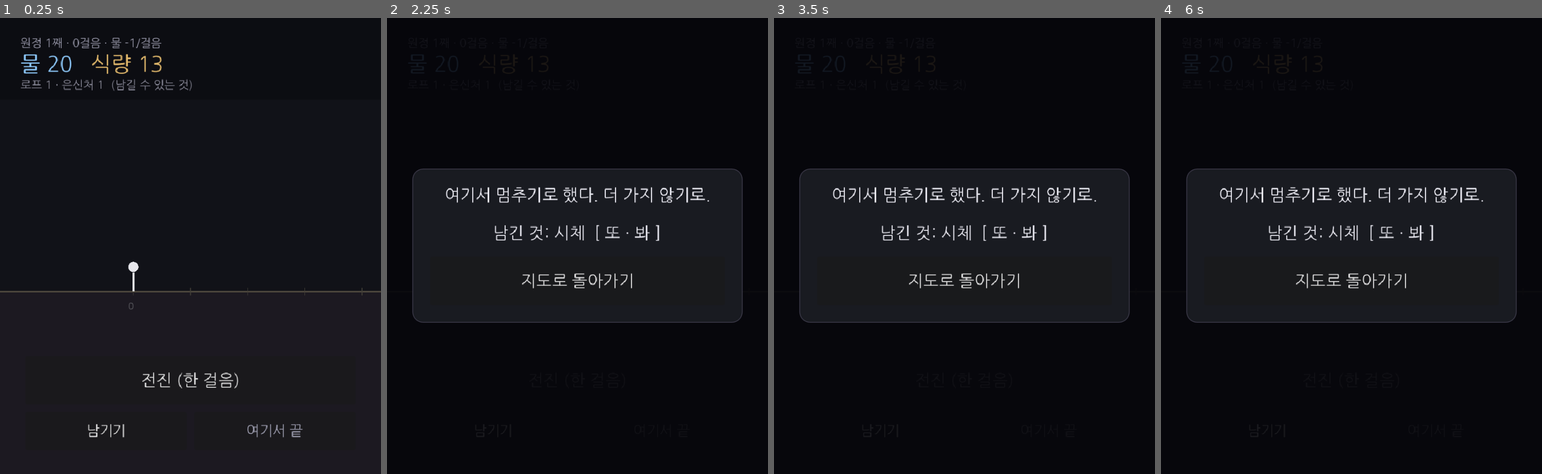
Above: before the commit, frames 1-4 (left to right).
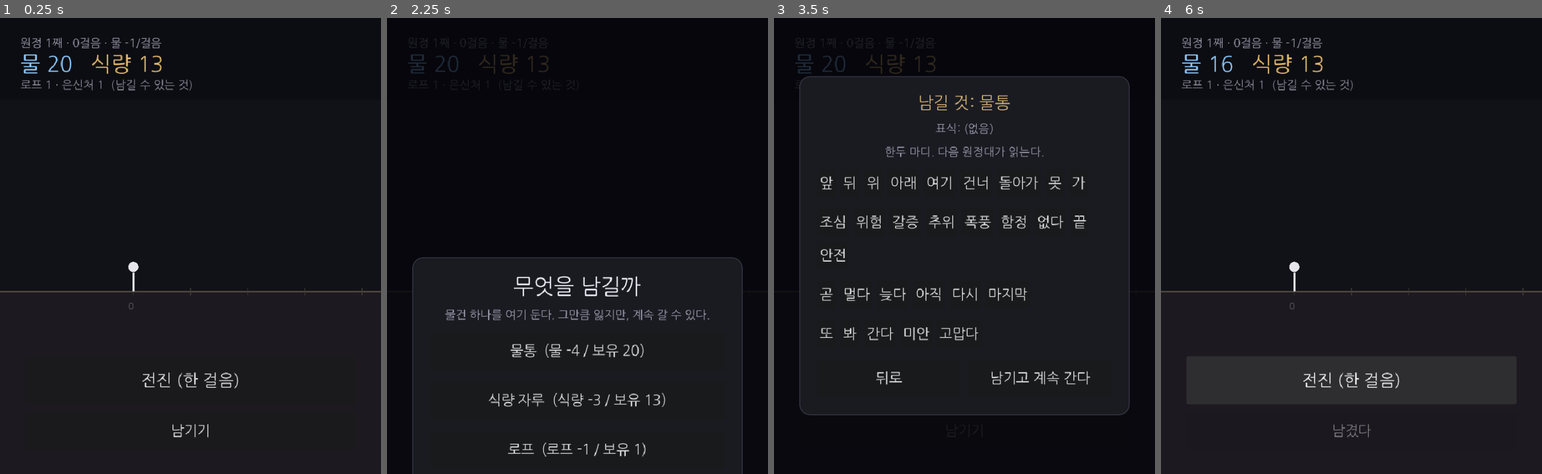
Above: after the commit, the same moments.

Repository: soomin007/Otherside
Game: Godot game, scene res://scenes/expedition.tscn
The game is run twice, just before and just after one commit, with the same random seed, the same clock (stepped at 60 frames per second) and the same inputs. This scene is started directly instead of the project's main scene.
Inputs (mouse positions are in pixels of both pictures, inside the frame that each line leads up to):
- Up to frame 1 (0.25 s): no input
- Up to frame 2 (2.25 s): click "남기기" at 0.5 s; click "그냥 간다" at 1.25 s; click (661, 432) at 2 s, where only the run before the commit has a clickable "여기서 끝"
- Up to frame 3 (3.5 s): click (964, 350) at 2.75 s, where only the run after the commit has a clickable "물통 (물 -4 / 보유 20)"
- Up to frame 4 (6 s): click (1214, 332) at 3.5 s, where only the run after the commit has a clickable "또"; click (1237, 332) at 4.25 s, where only the run after the commit has a clickable "봐"; click (1427, 378) at 5 s, where only the run after the commit has a clickable "남기고 계속 간다"; click (1351, 378) at 5.75 s, where only the run after the commit has a clickable "전진 (한 걸음)"

The runs differ from the first frame. In frame 1, 0.3% of the frame differs, in the area x 23-80%, y 88-92%; in frame 2, 4.5%; in frame 3, 5.5%; in frame 4, 13%, in the area x 0-100%, y 4-92%.

Commit message:
feat(bequeath): 자발적 죽음 제거 — 모든 죽음 비자발적
웹 논의 결정(D + 자발적 죽음 제거): 늦은 지식 딜레마를 게임적 허용으로 두되,
"여기서 끝"을 없애 모든 죽음을 고갈/위협(비자발적)으로. A 옵션도 폐기(거기 묶여 있었음).
"일찍 남길지 말지" 긴장이 더 순수해짐(안 쓰고 가다 죽으면 남김 날아감). 토큰 안 늘림.

- Expedition.gd: _end_btn("여기서 끝")·_on_end·"chosen" 죽음 분기 제거. 하단 [전진]+[남기기]만.
- 기획서 §3: 자발적 죽음 제거 반영 + 늦은 지식=설계(근거 3: 빈 채널=일찍 남기기의 비용 / 치명적 지식은 죽음 마커로 자동 전달 / 살아서 넘긴 위협은 안 전해지는 게 맞음).
- 핸드오프 문서: 해결됨(D 확정) + 타이밍 변화 + 옵션 결과. backlog 갱신.
- 검증: import·expedition 부팅 에러 0.

Co-Authored-By: Claude Opus 4.8 (1M context) <noreply@anthropic.com>
Claude-Session: https://claude.ai/code/session_011aHeoKNKfgt1XZBnLJkMbQ

Diff:
--- a/scripts/ui/Expedition.gd
+++ b/scripts/ui/Expedition.gd
@@ -21,8 +21,7 @@
 var _food_label: Label
 var _aux_label: Label
 var _advance_btn: Button
-var _leave_btn: Button   ## "남기기" — 물건 하나 두고 계속 (런당 1회)
-var _end_btn: Button
+var _leave_btn: Button   ## "남기기" — 물건 하나 두고 계속 (런당 1회). 자발적 죽음은 없다(모든 죽음 비자발적).
 
 var _death_panel: Control
 var _death_label: Label
@@ -108,19 +107,10 @@
 	_advance_btn.pressed.connect(_on_advance)
 	bcol.add_child(_advance_btn)
 
-	# 보조 두 개 한 줄: 남기기(물건 하나 두고 계속) + 여기서 끝(자발적 죽음)
-	var sub_row := HBoxContainer.new()
-	sub_row.add_theme_constant_override("separation", 12)
-	bcol.add_child(sub_row)
-
+	# 보조: 남기기(물건 하나 두고 계속, 런당 1회). 자발적 죽음은 없다 — 모든 죽음은 비자발적(고갈/위협).
 	_leave_btn = UITheme.make_button("남기기", false)
 	_leave_btn.pressed.connect(_on_leave_pressed)
-	sub_row.add_child(_leave_btn)
-
-	_end_btn = UITheme.make_button("여기서 끝", false)
-	_end_btn.add_theme_color_override("font_color", UITheme.MUTED)
-	_end_btn.pressed.connect(_on_end)
-	sub_row.add_child(_end_btn)
+	bcol.add_child(_leave_btn)
 
 	_build_situation_panel()
 	_build_death_panel()
@@ -284,12 +274,6 @@
 		return
 	if not _run.pending_situation.is_empty():
 		_show_situation()
-
-func _on_end() -> void:
-	# 여기서 끝 — 자발적 죽음(시체만 남는다). 물건 남김은 "남기기"로 따로, 죽지 않고.
-	if not _run.alive or _bequeath_panel.visible:
-		return
-	_die("chosen")
 
 ## 남기기 — 물건 하나를 두고(자원 -비용) 계속 간다(런당 1회). 죽음과 분리.
 func _on_leave_pressed() -> void:
@@ -330,7 +314,6 @@
 
 	_advance_btn.disabled = true
 	_leave_btn.disabled = true
-	_end_btn.disabled = true
 	_sit_panel.visible = true
 
 func _on_choice(effect: Dictionary, action: String = "", sets: Array = [], sets_persist: Array = [], trace_kind: int = -1) -> void:
@@ -351,7 +334,6 @@
 		GameState.add_persist_flags(sets_persist)
 	_sit_panel.visible = false
 	_advance_btn.disabled = false
-	_end_btn.disabled = false
 	_refresh()
 	if not _run.alive:
 		_die(_run.death_cause)
@@ -390,7 +372,6 @@
 	_picked_tags = []
 	_advance_btn.disabled = true
 	_leave_btn.disabled = true
-	_end_btn.disabled = true
 	_sit_panel.visible = false
 	_bequeath_step_what()
 	_bequeath_panel.visible = true
@@ -489,14 +470,12 @@
 	GameState.save_game()
 	_bequeath_panel.visible = false
 	_advance_btn.disabled = false
-	_end_btn.disabled = false
 	_refresh()  # 줄어든 자원·소진된 남기기 버튼 반영. 계속 전진.
 
 ## 남김 취소 — 결정 화면을 닫고 계속 간다.
 func _cancel_bequeath() -> void:
 	_bequeath_panel.visible = false
 	_advance_btn.disabled = false
-	_end_btn.disabled = false
 	_refresh()
 
 ## 남길 물건 종류 → 자원 키 ("" = 자원 아님/없음).
@@ -538,7 +517,6 @@
 	match cause:
 		"thirst": out.assign(["갈증", "끝"])
 		"hunger": out.assign(["없다", "끝"])
-		"chosen": out.assign(["또", "봐"])
 		_: out.assign(["끝"])
 	return out
 
@@ -546,12 +524,10 @@
 	match cause:
 		"thirst": return "물이 떨어졌다. 여기서 갈증으로 끝났다."
 		"hunger": return "식량이 떨어졌다. 더 가지 못했다."
-		"chosen": return "여기서 멈추기로 했다. 더 가지 않기로."
 		_: return "여기서 끝났다."
 
 func _show_death(cause: String, tags: Array[String], kind: int = TraceData.ObjectKind.BODY) -> void:
 	_advance_btn.disabled = true
-	_end_btn.disabled = true
 	_sit_panel.visible = false
 	_bequeath_panel.visible = false
 	var left: String = _obj_name(kind)
Not shown, changed: docs/design/SYOTOS_기획서_v0.1.md
Not shown, changed: docs/design/backlog.md
Not shown, changed: docs/design/handoff_late-knowledge.md
